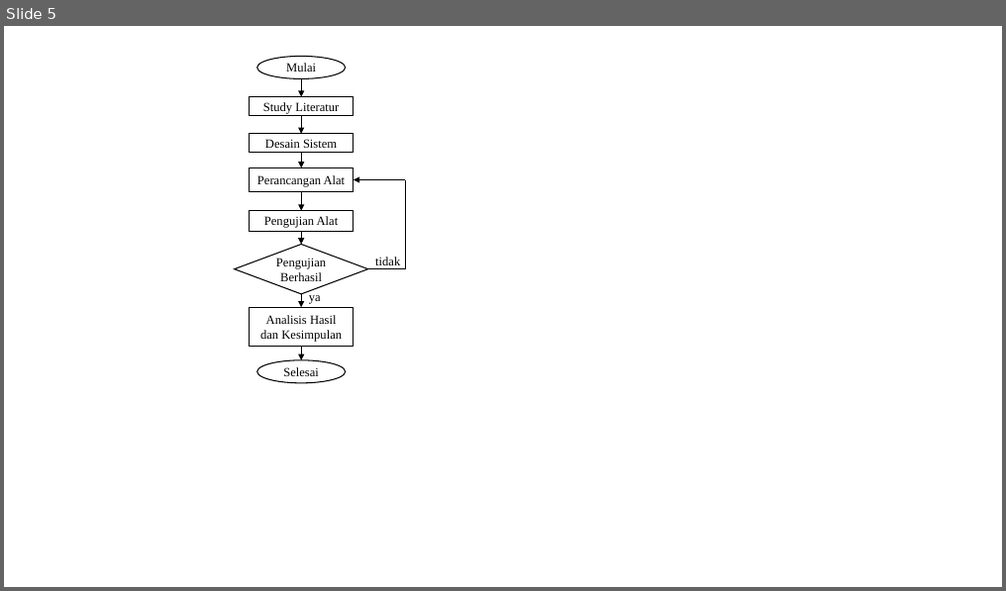
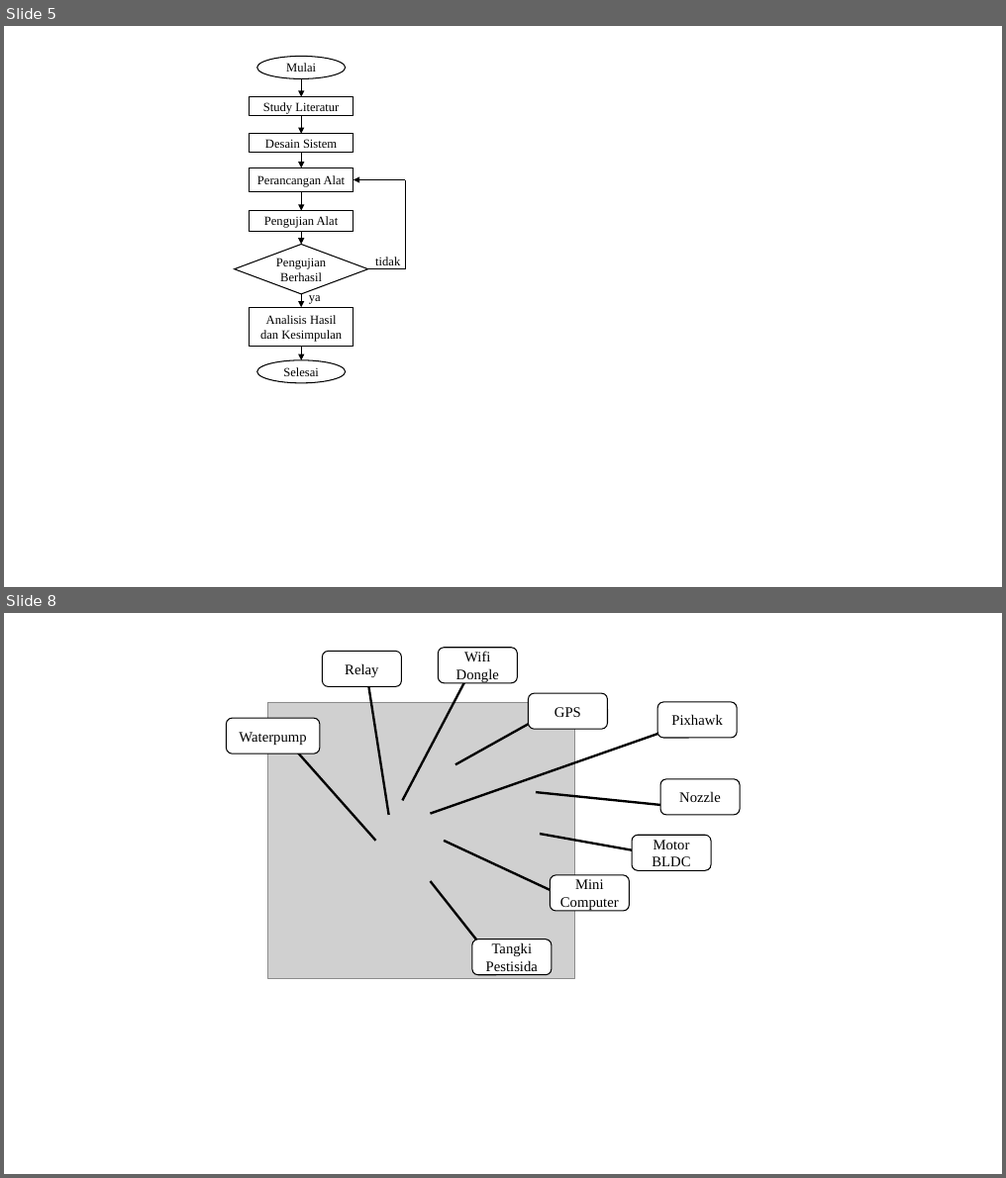
Before and after one commit to jamilfebrian/wokrspace, a slide deck: TA/Presentation1.pptx. Shown one above the other, each under a label of ours: slide 5 before the commit, slides 5 and 8 after it; the slides between them are not shown. The pictures are 1006x591 and 1006x1178 pixels, drawn with LibreOffice and Linux fonts; fonts in the diff are those of the drawing; grey boxes stand for pictures. Boxes give left, top, right and bottom in pixels: in the first picture for what was removed or moved away, otherwise in the second. Text is boxed around its words. In the diff, an @@ line names an element or a change of style, - is before the commit and + after.

```diff
--- a/TA/Presentation1.pptx
+++ b/TA/Presentation1.pptx
@@ slide 8 added at [4,613,1002,1174], background #FFFFFF @@
@@ rounded rectangle added at [322,652,402,687], fill #FFFFFF, outline #000000 1 pt, 14 pt, text #000000 @@
+Relay
@@ arrow added from (402, 800) to (470, 671), #000000 2.25 pt @@
@@ rounded rectangle added at [439,648,518,683], fill #FFFFFF, outline #000000 1 pt, 14 pt, text #000000 @@
+Wifi Dongle
@@ arrow added from (389, 815) to (367, 676), #000000 2.25 pt @@
@@ rounded rectangle added at [528,693,607,729], fill #FFFFFF, outline #000000 1 pt, 14 pt, text #000000 @@
+GPS
@@ rounded rectangle added at [227,718,320,754], fill #FFFFFF, outline #000000 1 pt, 14 pt, text #000000 @@
+Waterpump
@@ picture added at [268,702,575,979] @@
@@ arrow added from (430, 814) to (672, 729), #000000 2.25 pt @@
@@ arrow added from (455, 765) to (536, 720), #000000 2.25 pt @@
@@ rounded rectangle added at [657,702,737,738], fill #FFFFFF, outline #000000 1 pt, 14 pt, text #000000 @@
+Pixhawk
@@ arrow added from (376, 841) to (291, 746), #000000 2.25 pt @@
@@ rounded rectangle added at [660,779,740,815], fill #FFFFFF, outline #000000 1 pt, 14 pt, text #000000 @@
+Nozzle
@@ arrow added from (536, 792) to (668, 806), #000000 2.25 pt @@
@@ arrow added from (445, 841) to (564, 897), #000000 2.25 pt @@
@@ arrow added from (540, 834) to (672, 858), #000000 2.25 pt @@
@@ rounded rectangle added at [632,836,712,871], fill #FFFFFF, outline #000000 1 pt, 14 pt, text #000000 @@
+Motor BLDC
@@ rounded rectangle added at [549,875,629,911], fill #FFFFFF, outline #000000 1 pt, 14 pt, text #000000 @@
+Mini Computer
@@ arrow added from (430, 881) to (485, 951), #000000 2.25 pt @@
@@ rounded rectangle added at [472,940,552,975], fill #FFFFFF, outline #000000 1 pt, 14 pt, text #000000 @@
+Tangki Pestisida
```
Also in this commit, not shown: 2 slides changed, 3 other slides added, 10 other files.
